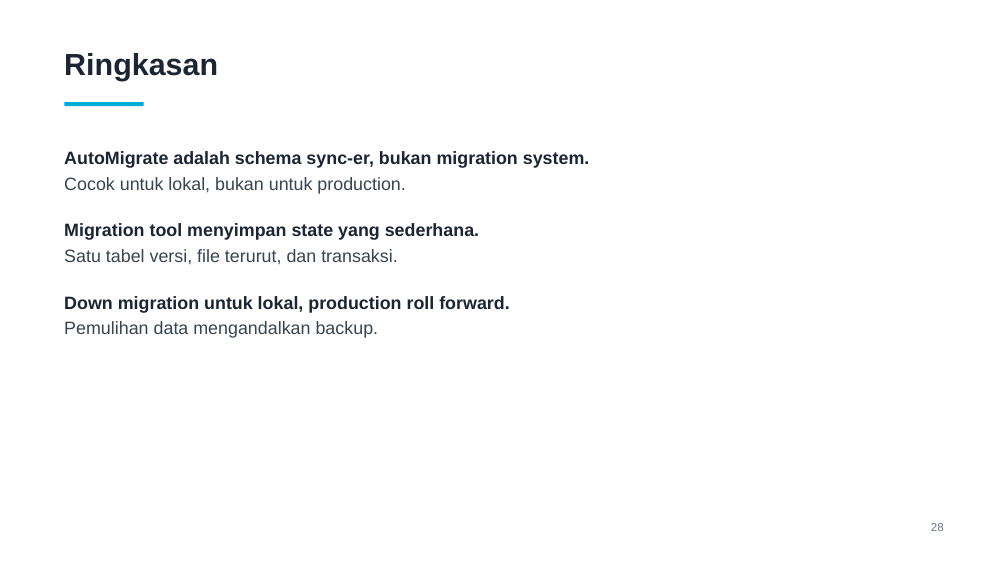
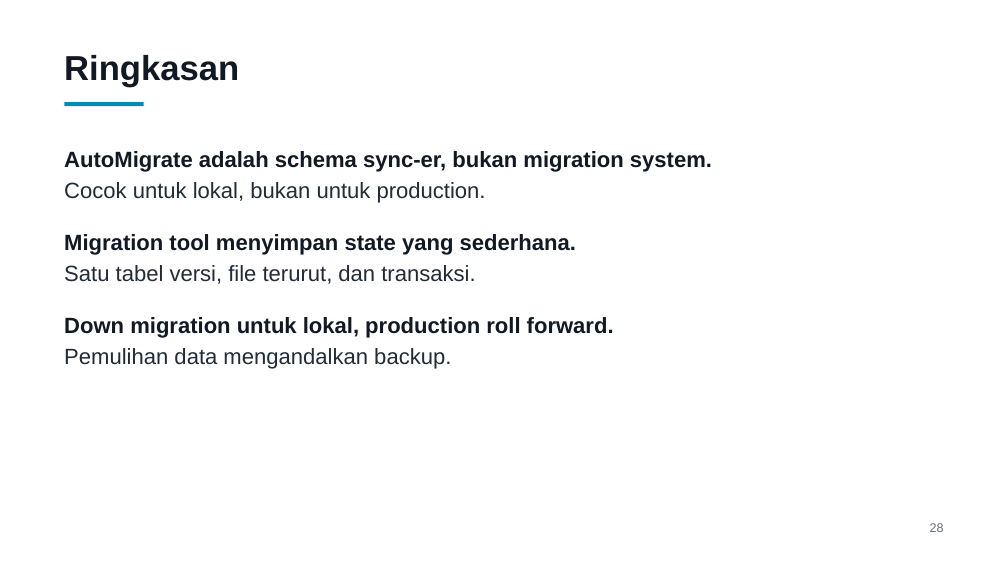
Before and after one commit to shariski/go-migration, a slide deck: slide 28 of slides/presentasi.pptx. Drawn at 1008x567 pixels with LibreOffice and Linux fonts; fonts in the diff are those of the drawing. Boxes give left, top, right and bottom in pixels: in the first picture for what was removed or moved away, otherwise in the second. Text is boxed around its words. In the diff, an @@ line names an element or a change of style, - is before the commit and + after.

Commit message:
Perbesar teks slide dan ganti font code ke JetBrains Mono
Deck dipakai lewat share screen Google Meet, jadi ukuran font dinaikkan
(body 17->21, code 13->17, judul 29->33) dan kontras warnanya dipertegas.
Courier New diganti JetBrains Mono karena strokenya lebih tebal dan
x-height-nya lebih besar, jadi lebih tahan kompresi video.

Slide 'Batasan down migration' dipadatkan; kalimat soal informasi yang
masih tersimpan sebelumnya diulang di slide berikutnya.

```diff
--- a/slides/presentasi.pptx
+++ b/slides/presentasi.pptx
@@ text "Ringkasan" at (x1=64, y1=55, x2=239, y2=87): size 29 to 33 pt, text colour #1B2533 to #111A24 @@
@@ rectangle at (x1=64, y1=102, x2=144, y2=107): fill #00ADD8 to #008CB0 @@
@@ text "Migration tool menyimpan state yang ..." moved from (x1=64, y1=223, x2=479, y2=240) to (x1=64, y1=234, x2=576, y2=255) @@
@@ text "Satu tabel versi, file terurut, ..." moved from (x1=64, y1=249, x2=397, y2=265) to (x1=64, y1=265, x2=475, y2=284) @@
@@ size 17 to 21 pt, text colour #1B2533 to #111A24 in 3 elements at (x1=64, y1=151, x2=712, y2=172), (x1=64, y1=234, x2=576, y2=255), (x1=64, y1=317, x2=614, y2=338) @@
@@ text "Down migration untuk lokal, production ..." moved from (x1=64, y1=296, x2=509, y2=313) to (x1=64, y1=317, x2=614, y2=338) @@
@@ size 17 to 21 pt, text colour #374451 to #212C38 in 3 elements at (x1=64, y1=182, x2=486, y2=203), (x1=64, y1=265, x2=475, y2=284), (x1=64, y1=348, x2=451, y2=369) @@
@@ text "Pemulihan data mengandalkan backup." moved from (x1=64, y1=321, x2=379, y2=338) to (x1=64, y1=348, x2=451, y2=369) @@
@@ text "28" at (x1=930, y1=523, x2=944, y2=532): size 11 to 12 pt, text colour #6B7784 to #626E7B @@
```
Also in this commit, not shown: 32 other slides changed, 2 other files.
